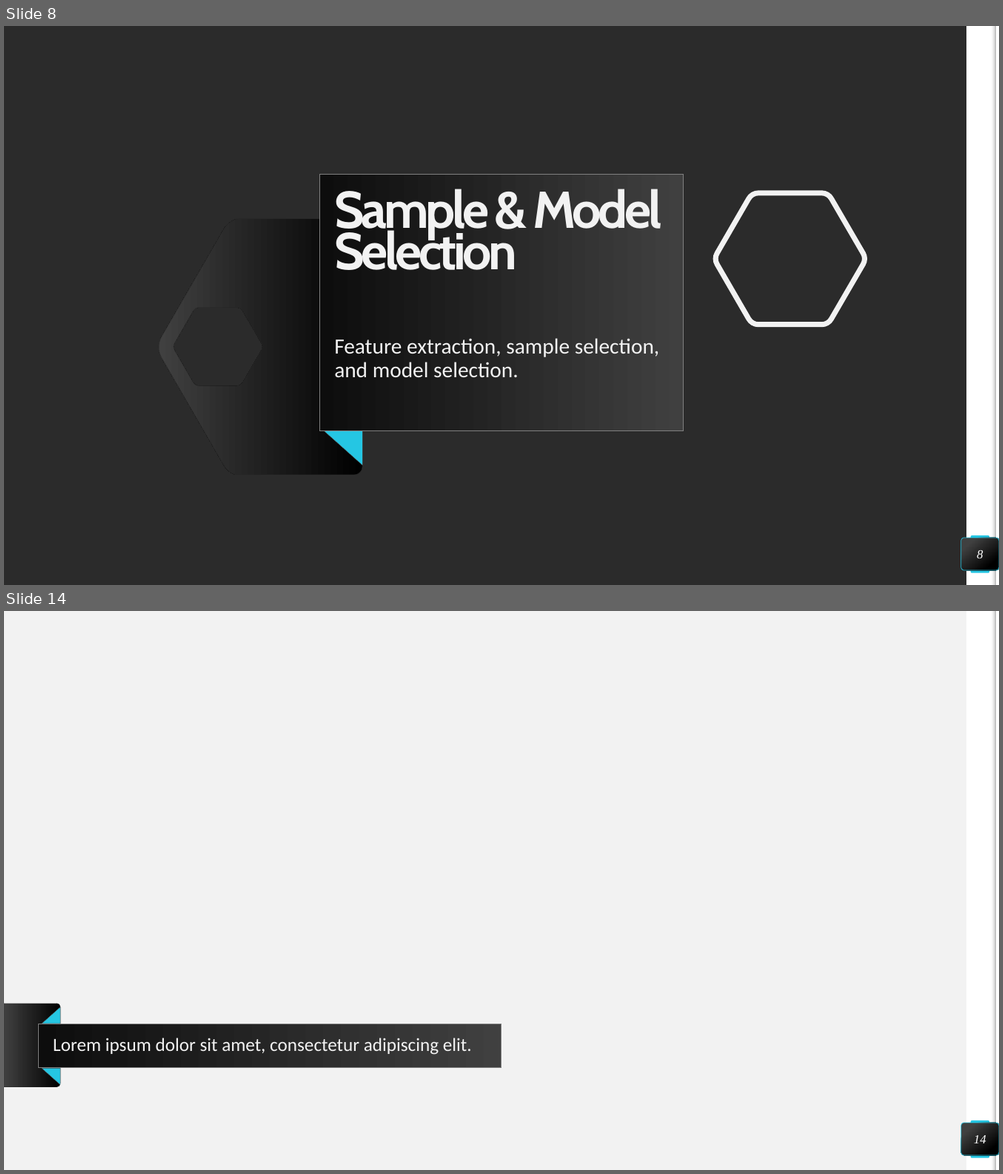
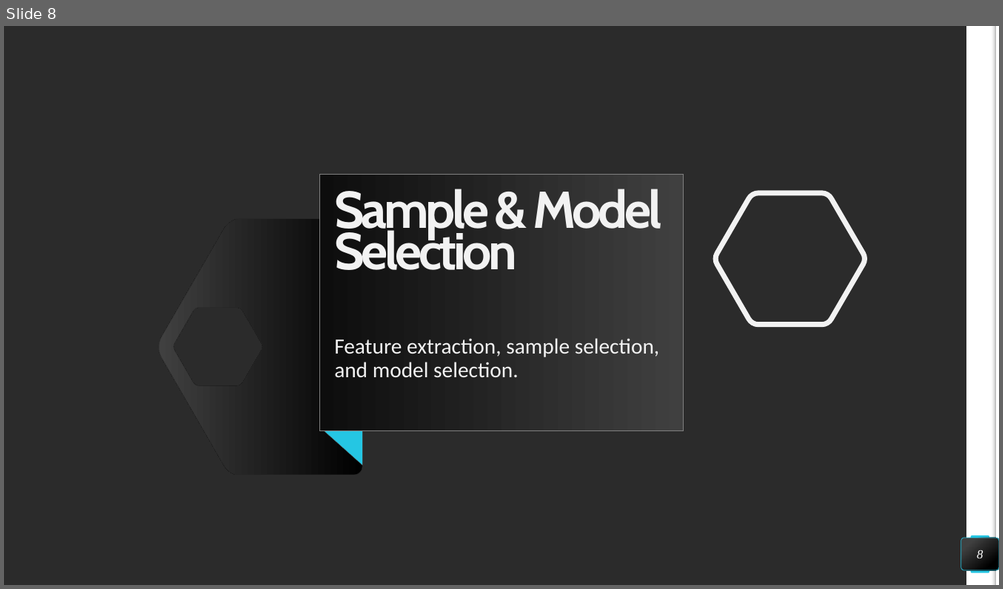
Before and after one commit to differentiablef/london-power-analysis, a slide deck: Final Project - Classifying User Affluence.pptx. Shown one above the other, each under a label of ours: slides 8 and 14 before the commit, slide 8 after it; the slides between them are not shown. The pictures are 1003x1174 and 1003x589 pixels, drawn with LibreOffice and Linux fonts; fonts in the diff are those of the drawing; background and template pictures are left out; a plain dark background stands for a picture behind light text. Boxes give left, top, right and bottom in pixels: in the first picture for what was removed or moved away, otherwise in the second. Text is boxed around its words. In the diff, an @@ line names an element or a change of style, - is before the commit and + after.

```diff
--- a/Final Project - Classifying User Affluence.pptx
+++ b/Final Project - Classifying User Affluence.pptx
@@ slide 14 removed at box(4, 611, 999, 1170), background picture (left out); not listed: 4 template elements that a slide beside it also shows @@
@@ freeform shape removed at box(4, 1003, 61, 1087) @@
@@ triangle removed at box(42, 1008, 61, 1025) @@
@@ title removed at box(38, 1025, 502, 1068) @@
-Lorem ipsum dolor sit amet, consectetur adipiscing elit.
@@ triangle removed at box(42, 1069, 61, 1085) @@
@@ page number removed at box(962, 1123, 999, 1156) @@
-14
```
Also in this commit, not shown: 3 slides changed, 3 slides added, 6 other slides removed.
